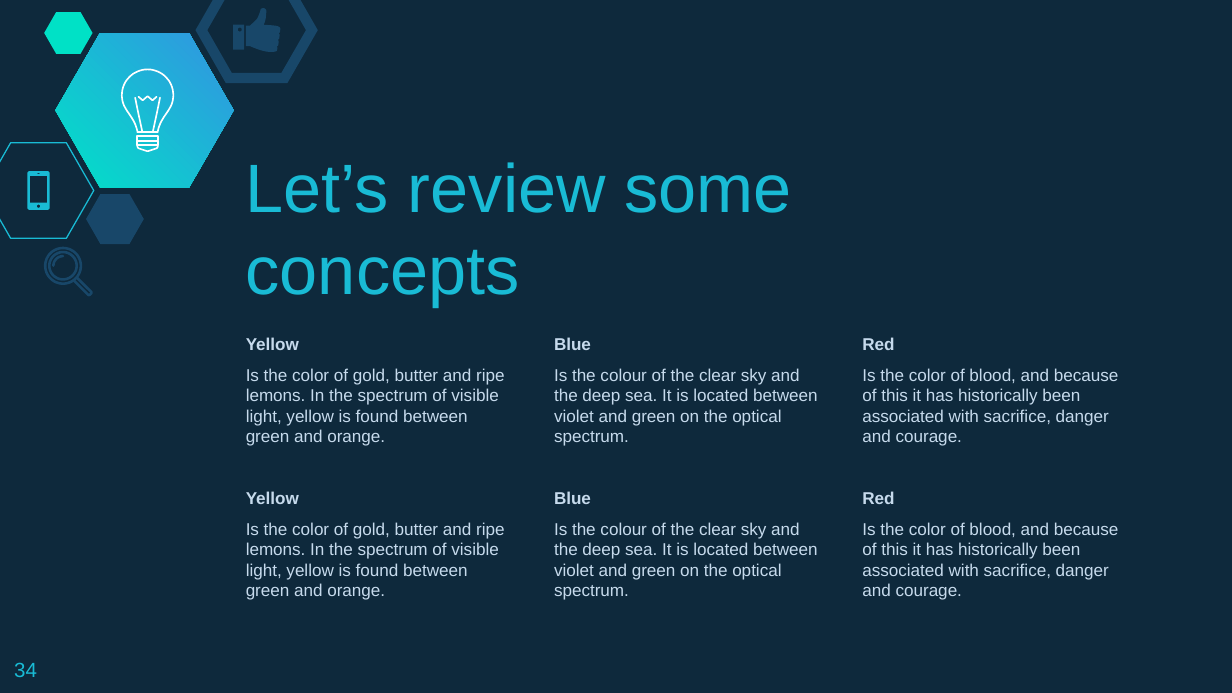
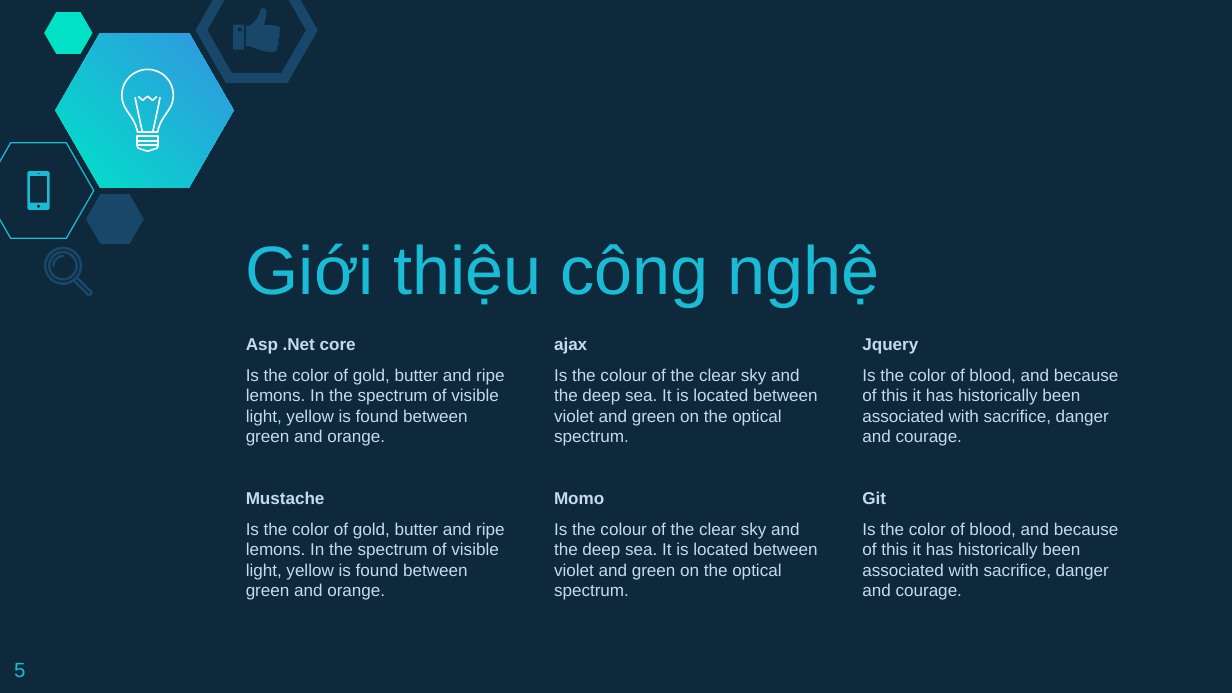
Before and after one commit to kn1171998/QuanLyKhoaHoc, a slide deck: slide 5 of document/DoAnTotNghiep.pptx (slide 34 before the commit). Drawn at 1232x693 pixels with LibreOffice and Linux fonts; fonts in the diff are those of the drawing. Boxes give left, top, right and bottom in pixels: in the first picture for what was removed or moved away, otherwise in the second. Text is boxed around its words. In the diff, an @@ line names an element or a change of style, - is before the commit and + after.

```diff
--- a/document/DoAnTotNghiep.pptx
+++ b/document/DoAnTotNghiep.pptx
@@ title at [246, 243, 880, 307]: text changed @@
-Let’s review some concepts
+Giới thiệu công nghệ
@@ text at [246, 338, 356, 354]: text changed @@
-Yellow
+Asp .Net core
@@ text at [554, 337, 587, 354]: text changed @@
-Blue
+ajax
@@ text at [862, 338, 918, 354]: text changed @@
-Red
+Jquery
@@ text at [246, 491, 325, 504]: text changed @@
-Yellow
+Mustache
@@ text at [554, 492, 604, 504]: text changed @@
-Blue
+Momo
@@ text at [862, 491, 886, 504]: text changed @@
-Red
+Git
@@ page number at [14, 663, 25, 677]: text changed @@
-34
+5
```
Also in this commit, not shown: 15 other slides changed, 2 slides added, 10 slides removed, 1 other file.
